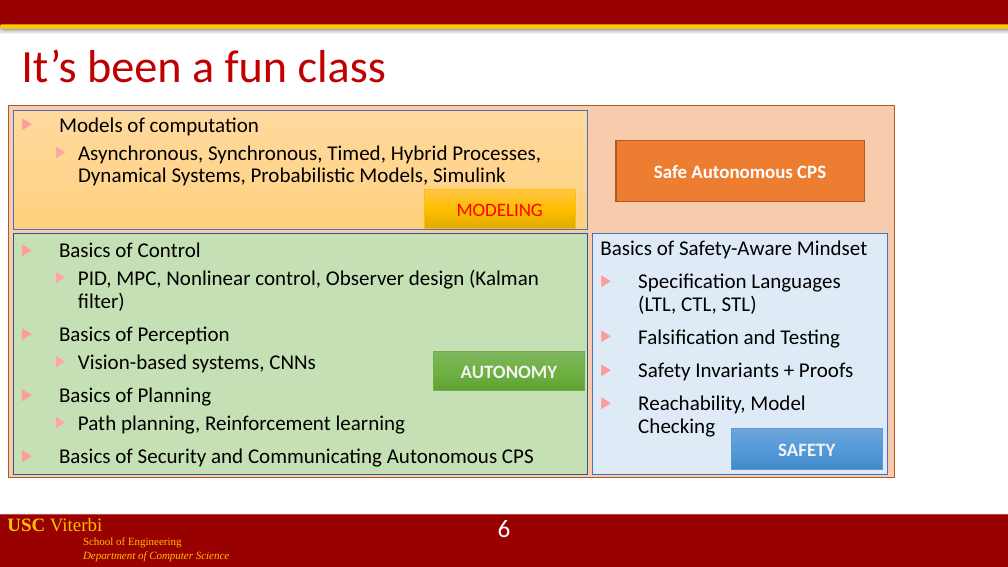
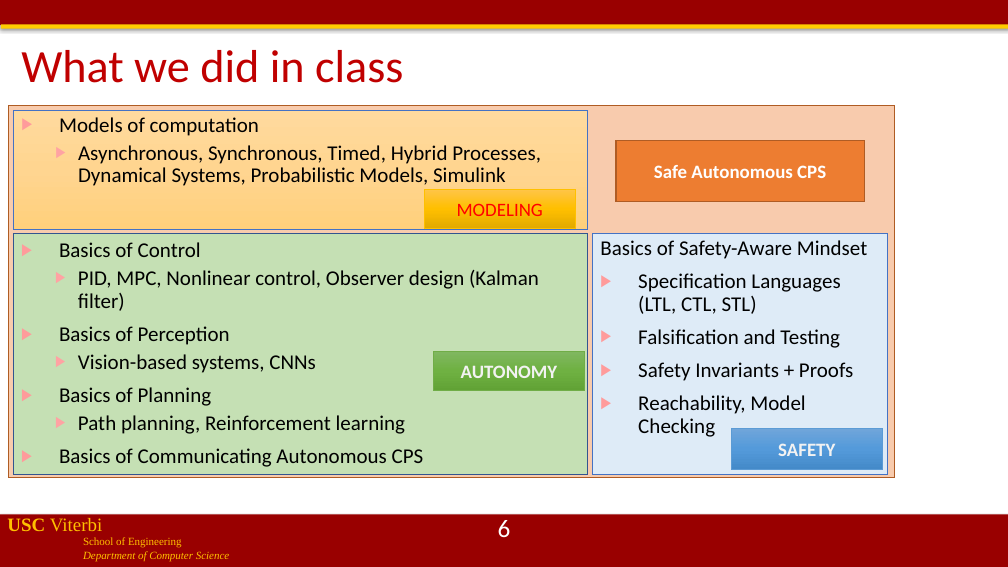
Before and after one commit to jdeshmukh/jdeshmukh.github.io, a slide deck: slide 6 of teaching/cs513slides/course conclusion.pptx. Drawn at 1008x567 pixels with LibreOffice and Linux fonts; fonts in the diff are those of the drawing; background and template pictures are left out. Boxes give left, top, right and bottom in pixels: in the first picture for what was removed or moved away, otherwise in the second. Text is boxed around its words. In the diff, an @@ line names an element or a change of style, - is before the commit and + after.

```diff
--- a/teaching/cs513slides/course conclusion.pptx
+++ b/teaching/cs513slides/course conclusion.pptx
@@ title at (x1=21, y1=50, x2=403, y2=83): text changed @@
-It’s been a fun class
+What we did in class
@@ text in rectangle at (x1=59, y1=448, x2=424, y2=467): text changed @@
-▶ Basics of Security and Communicating Autonomous CPS
+▶ Basics of Communicating Autonomous CPS
```
Also in this commit, not shown: 3 other slides changed, 2 other files.
